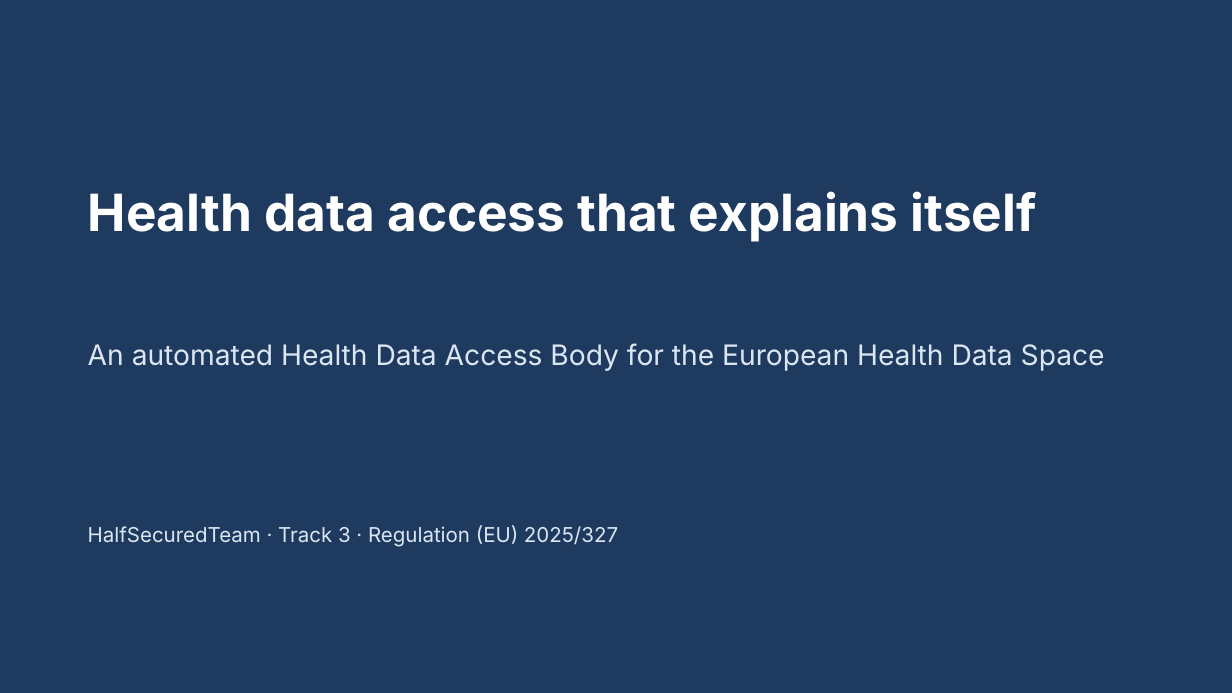
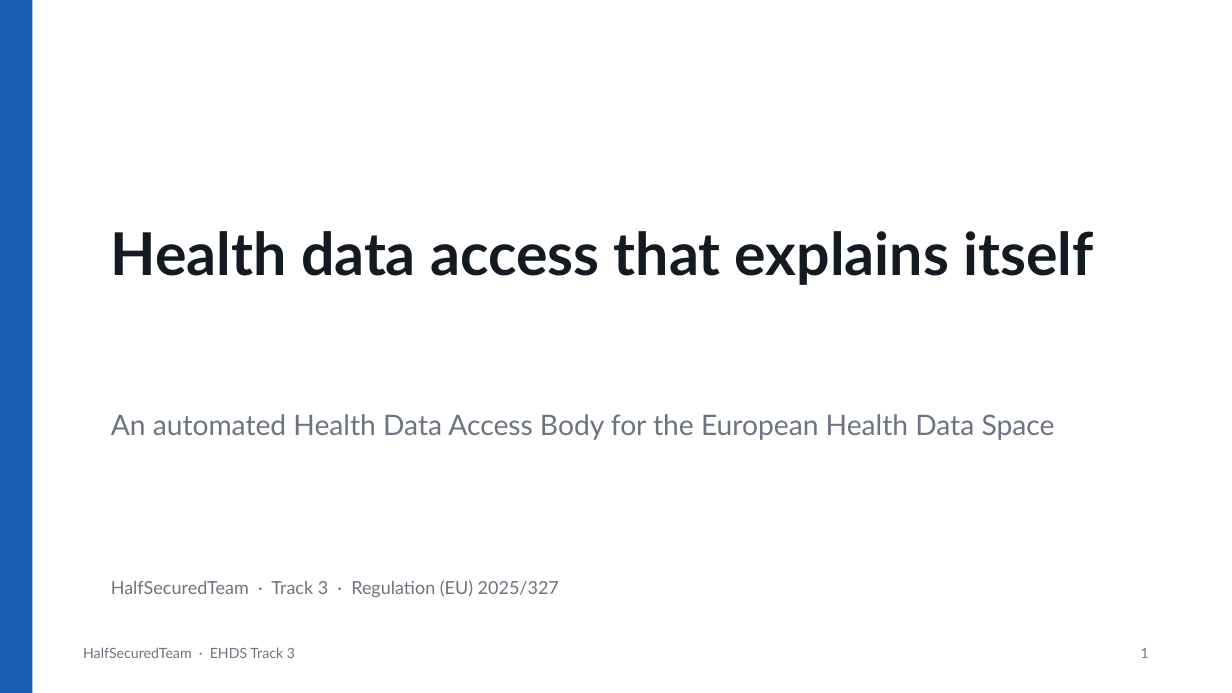
Before and after one commit to MatthiasEbner2002/Track_3-HalfSecuredTeam, a slide deck: slide 1 of docs/slides/pitch.pptx. Drawn at 1232x693 pixels with LibreOffice and Linux fonts; fonts in the diff are those of the drawing. Boxes give left, top, right and bottom in pixels: in the first picture for what was removed or moved away, otherwise in the second. Text is boxed around its words. In the diff, an @@ line names an element or a change of style, - is before the commit and + after.

```diff
--- a/docs/slides/pitch.pptx
+++ b/docs/slides/pitch.pptx
@@ rectangle: place and size @@
-rectangle at box(0, 0, 1232, 693)
+rectangle at box(0, 0, 32, 693)
@@ rectangle at box(0, 0, 32, 693): fill #1F3A5F to #1A5FB4 @@
@@ text "Health data access that explains ...": place and size @@
-text "Health data access that explains ..." at box(88, 191, 1037, 242)
+text "Health data access that explains ..." at box(111, 231, 1093, 285)
@@ text "Health data access that explains ..." at box(111, 231, 1093, 285): size 40 to 46 pt, font Inter to Lato, text colour #FFFFFF to #141A22; line spacing 1 to 1.05 @@
@@ text "An automated Health Data Access ...": place and size @@
-text "An automated Health Data Access ..." at box(88, 343, 1105, 371)
+text "An automated Health Data Access ..." at box(111, 414, 1055, 440)
@@ text "An automated Health Data Access ..." at box(111, 414, 1055, 440): font Inter to Lato, text colour #DBE6F3 to #6B7480; line spacing 1 to 1.15 @@
@@ text "HalfSecuredTeam · Track 3 · ...": place and size @@
-text "HalfSecuredTeam · Track 3 · ..." at box(88, 525, 618, 547)
+text "HalfSecuredTeam · Track 3 · ..." at box(111, 580, 559, 597)
@@ text "HalfSecuredTeam · Track 3 · ..." at box(111, 580, 559, 597): size 16 to 14 pt, font Inter to Lato, text colour #DBE6F3 to #6B7480; line spacing 1 to 1.15 @@
@@ text added at box(83, 647, 295, 658), 11 pt, text #6B7480 @@
+HalfSecuredTeam · EHDS Track 3
@@ text added at box(1141, 648, 1149, 658), 11 pt, text #6B7480 @@
+1
```
Also in this commit, not shown: 3 other slides changed, 7 slides added, 3 slides removed, 2 other files.
